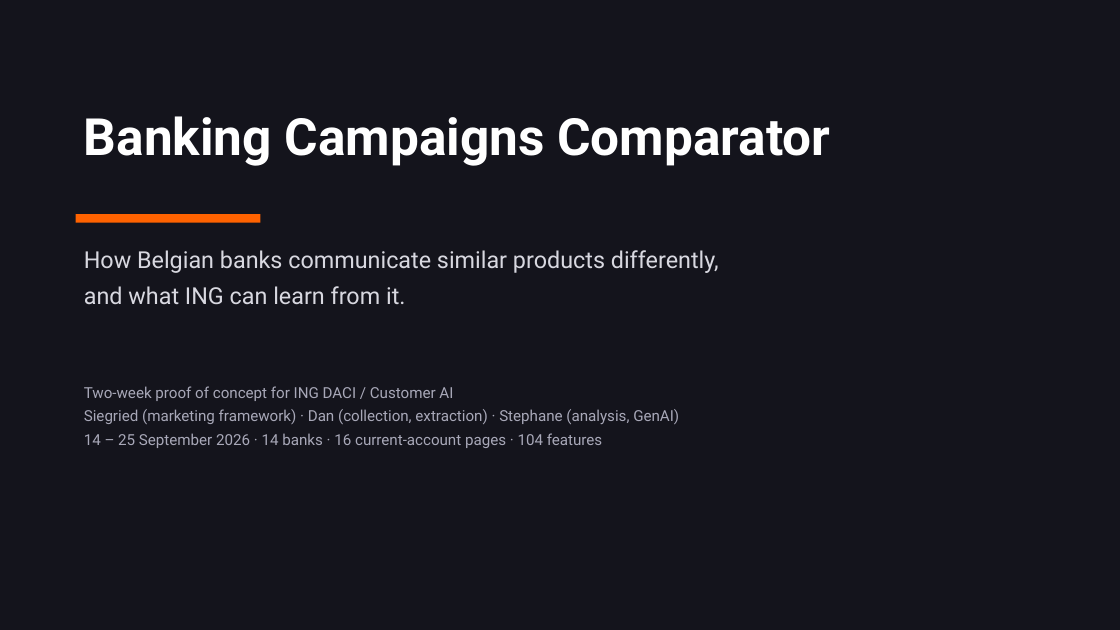
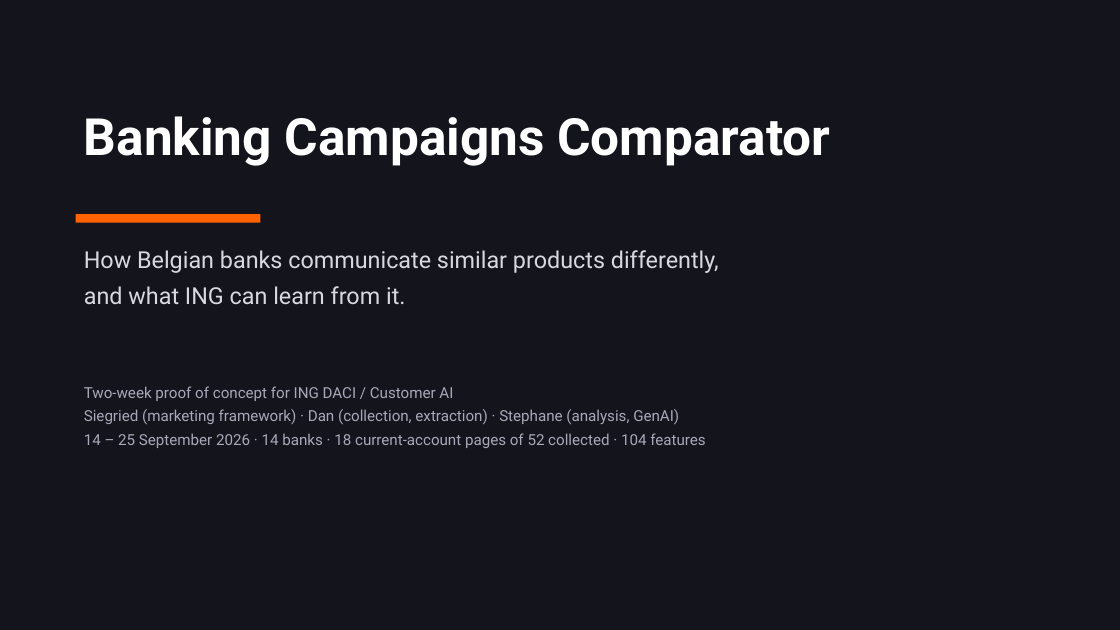
Before and after one commit to Siegried81/ing-usecase, a slide deck: slide 1 of docs/Banking_Campaigns_Comparator.pptx. Drawn at 1120x630 pixels with LibreOffice and Linux fonts; fonts in the diff are those of the drawing. Boxes give left, top, right and bottom in pixels: in the first picture for what was removed or moved away, otherwise in the second. Text is boxed around its words. In the diff, an @@ line names an element or a change of style, - is before the commit and + after.

```diff
--- a/docs/Banking_Campaigns_Comparator.pptx
+++ b/docs/Banking_Campaigns_Comparator.pptx
@@ text at [84,433,705,448]: text changed @@
-14 – 25 September 2026 · 14 banks · 16 current-account pages · 104 features
+14 – 25 September 2026 · 14 banks · 18 current-account pages of 52 collected · 104 features
```
Also in this commit, not shown: 8 other slides changed.
